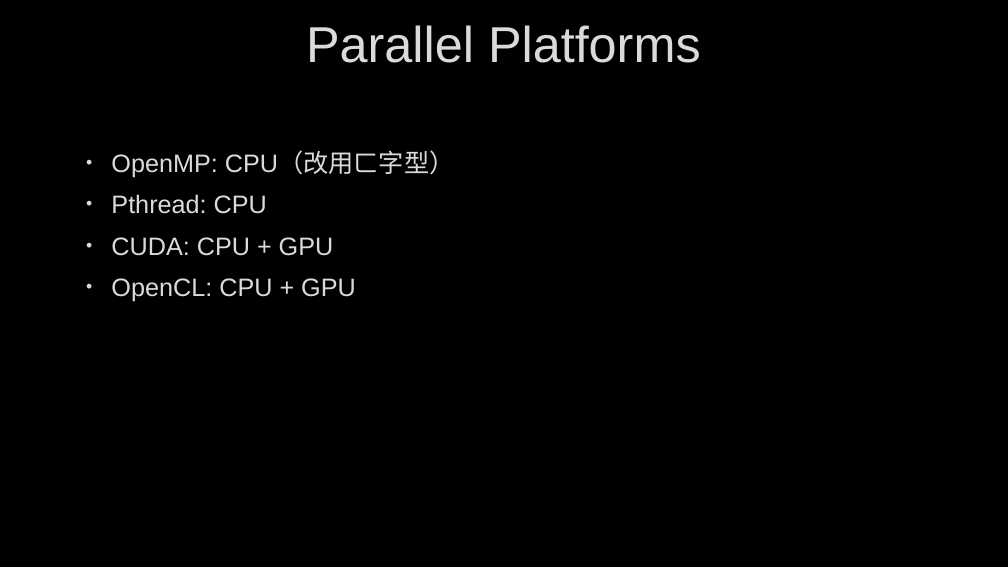
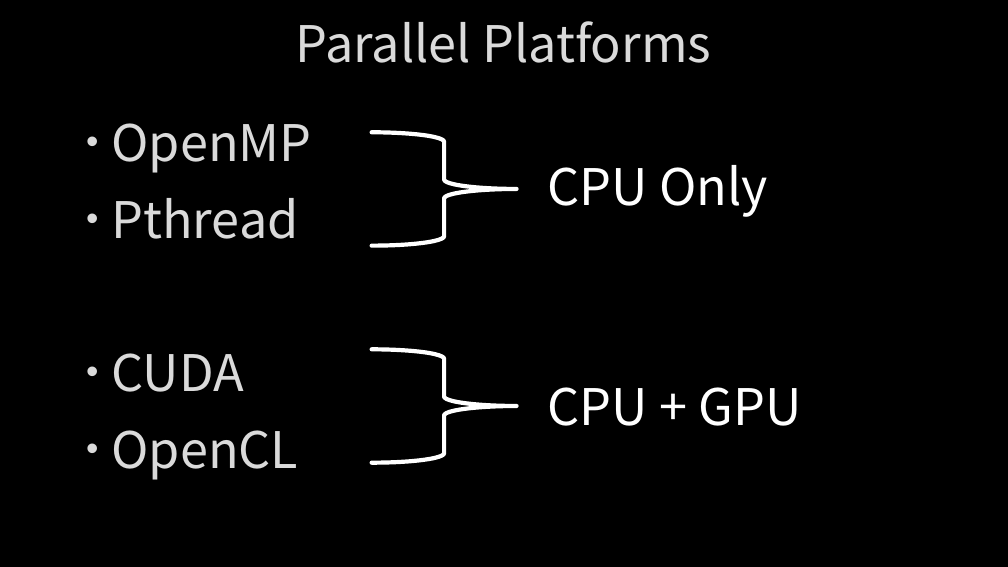
Before and after one commit to Alfons0329/Parallel_Programming_Fall_2018, a slide deck: slide 6 of Final Project/Report.pptx. Drawn at 1008x567 pixels with LibreOffice and Linux fonts; fonts in the diff are those of the drawing; background and template pictures are left out. Boxes give left, top, right and bottom in pixels: in the first picture for what was removed or moved away, otherwise in the second. Text is boxed around its words. In the diff, an @@ line names an element or a change of style, - is before the commit and + after.

```diff
--- a/Final Project/Report.pptx
+++ b/Final Project/Report.pptx
@@ title "Parallel Platforms" at (x1=296, y1=21, x2=711, y2=63): font Arial to Noto Sans CJK SC @@
@@ text at (x1=111, y1=123, x2=311, y2=480): text changed; size 24 to 48 pt; font Arial to Noto Sans CJK SC @@
-• OpenMP: CPU（改用ㄈ字型）
-• Pthread: CPU
-• CUDA: CPU + GPU
-• OpenCL: CPU + GPU
+• OpenMP
+• Pthread
+• CUDA
+• OpenCL
@@ right brace added at (x1=371, y1=132, x2=516, y2=246), outline #FFFFFF 4 pt @@
@@ text added at (x1=548, y1=165, x2=768, y2=217), 48 pt, text #FFFFFF @@
+CPU Only
@@ right brace added at (x1=371, y1=349, x2=516, y2=463), outline #FFFFFF 4 pt @@
@@ text added at (x1=548, y1=387, x2=802, y2=426), 48 pt, text #FFFFFF @@
+CPU + GPU
```
Also in this commit, not shown: 7 other slides changed, 1 slide added, 1 slide removed, 2 other files.
